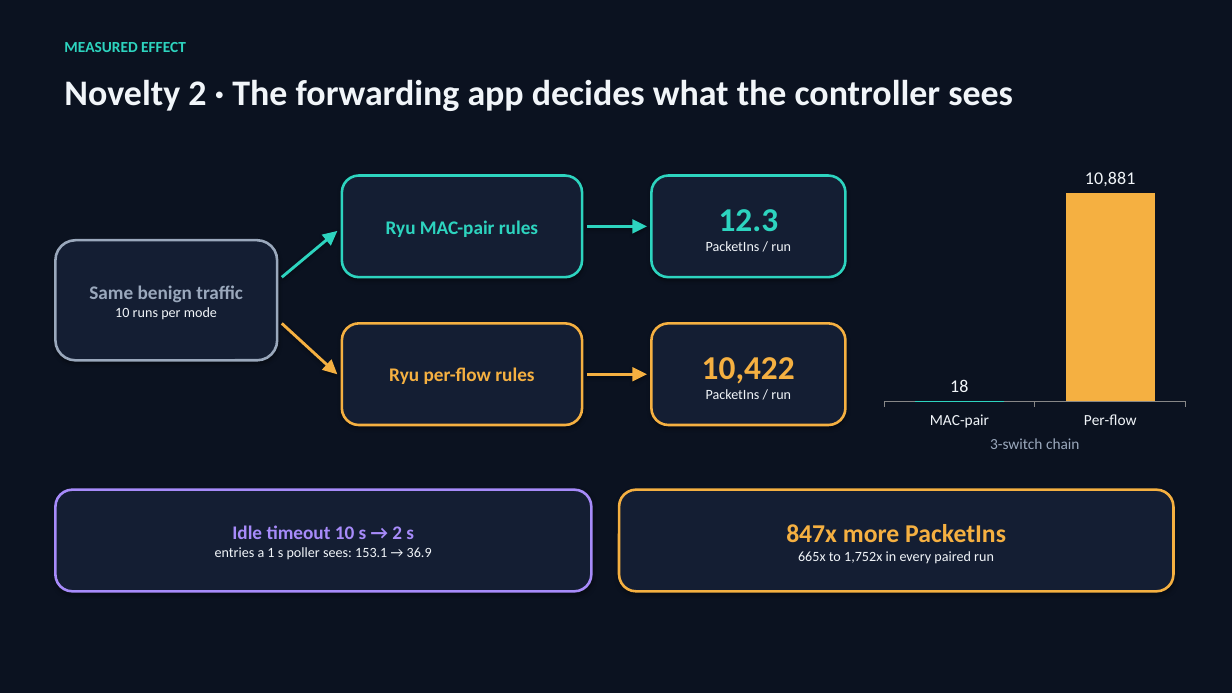
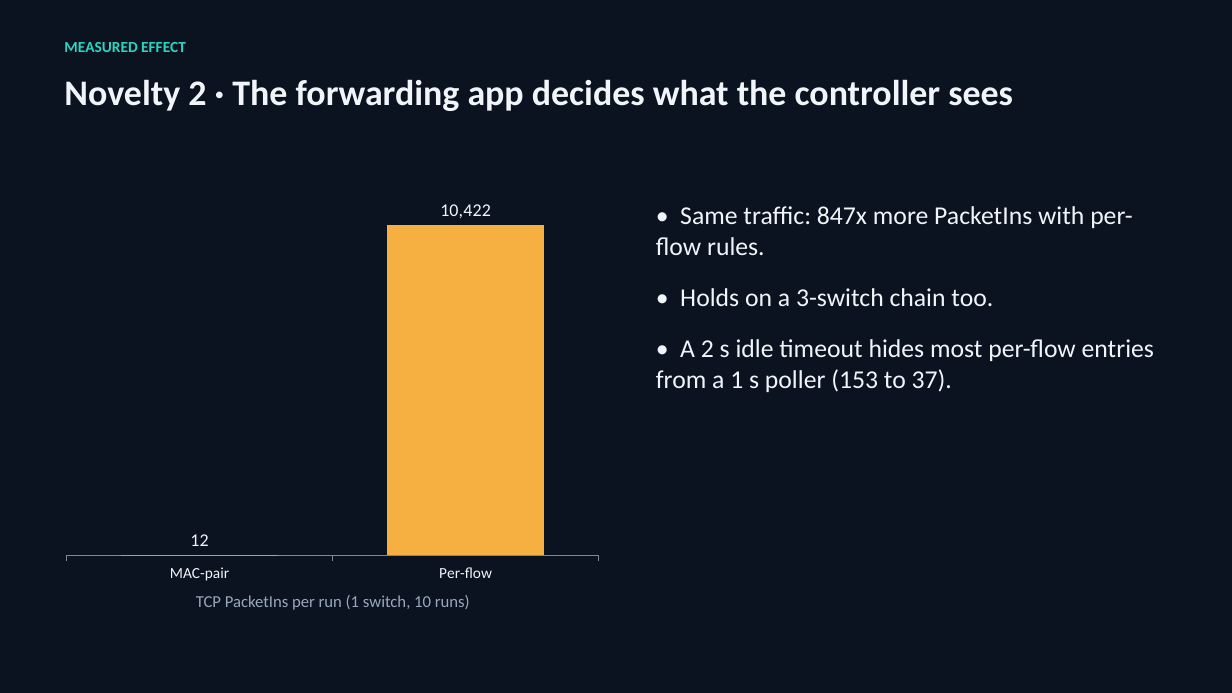
Before and after one commit to adhyan-jain/Proteus, a slide deck: slide 5 of research/insdn_controller/PRESENTATION.pptx. Drawn at 1232x693 pixels with LibreOffice and Linux fonts; fonts in the diff are those of the drawing. Boxes give left, top, right and bottom in pixels: in the first picture for what was removed or moved away, otherwise in the second. Text is boxed around its words. In the diff, an @@ line names an element or a change of style, - is before the commit and + after.

Commit message:
Deck: simplify slides (bullets, big numbers, two charts); keep flowchart only for the architecture slide

```diff
--- a/research/insdn_controller/PRESENTATION.pptx
+++ b/research/insdn_controller/PRESENTATION.pptx
@@ column chart at box(55, 166, 610, 592) @@
@@ Series 1, MAC-pair: 18 to 12 @@
@@ Series 1, Per-flow: 10881 to 10422 @@
@@ column chart: place and size @@
-column chart at box(878, 166, 1192, 434)
+column chart at box(55, 166, 610, 592)
@@ rounded rectangle removed at box(342, 176, 582, 277) @@
-Ryu MAC-pair rules
@@ rounded rectangle removed at box(652, 176, 846, 277) @@
-12.3
-PacketIns / run
@@ text added at box(656, 206, 1154, 392), 20 pt, text #F1F5F9 @@
+• Same traffic: 847x more PacketIns with per-flow rules.
+• Holds on a 3-switch chain too.
+• A 2 s idle timeout hides most per-flow entries from a 1 s poller (153 to 37).
@@ arrow removed from (282, 277) to (337, 231) @@
@@ arrow removed from (587, 226) to (647, 226) @@
@@ rounded rectangle removed at box(55, 240, 277, 360) @@
-Same benign traffic
-10 runs per mode
@@ arrow removed from (282, 323) to (337, 374) @@
@@ rounded rectangle removed at box(342, 323, 582, 425) @@
-Ryu per-flow rules
@@ rounded rectangle removed at box(652, 323, 846, 425) @@
-10,422
-PacketIns / run
@@ arrow removed from (587, 374) to (647, 374) @@
@@ text removed at box(990, 438, 1080, 449) @@
-3-switch chain
@@ rounded rectangle removed at box(55, 490, 592, 592) @@
-Idle timeout 10 s → 2 s
-entries a 1 s poller sees: 153.1 → 36.9
@@ rounded rectangle removed at box(619, 490, 1174, 592) @@
-847x more PacketIns
-665x to 1,752x in every paired run
@@ text added at box(196, 595, 470, 610), 13 pt, text #9AA8BC @@
+TCP PacketIns per run (1 switch, 10 runs)
```
Also in this commit, not shown: 8 other slides changed, 1 other file.
